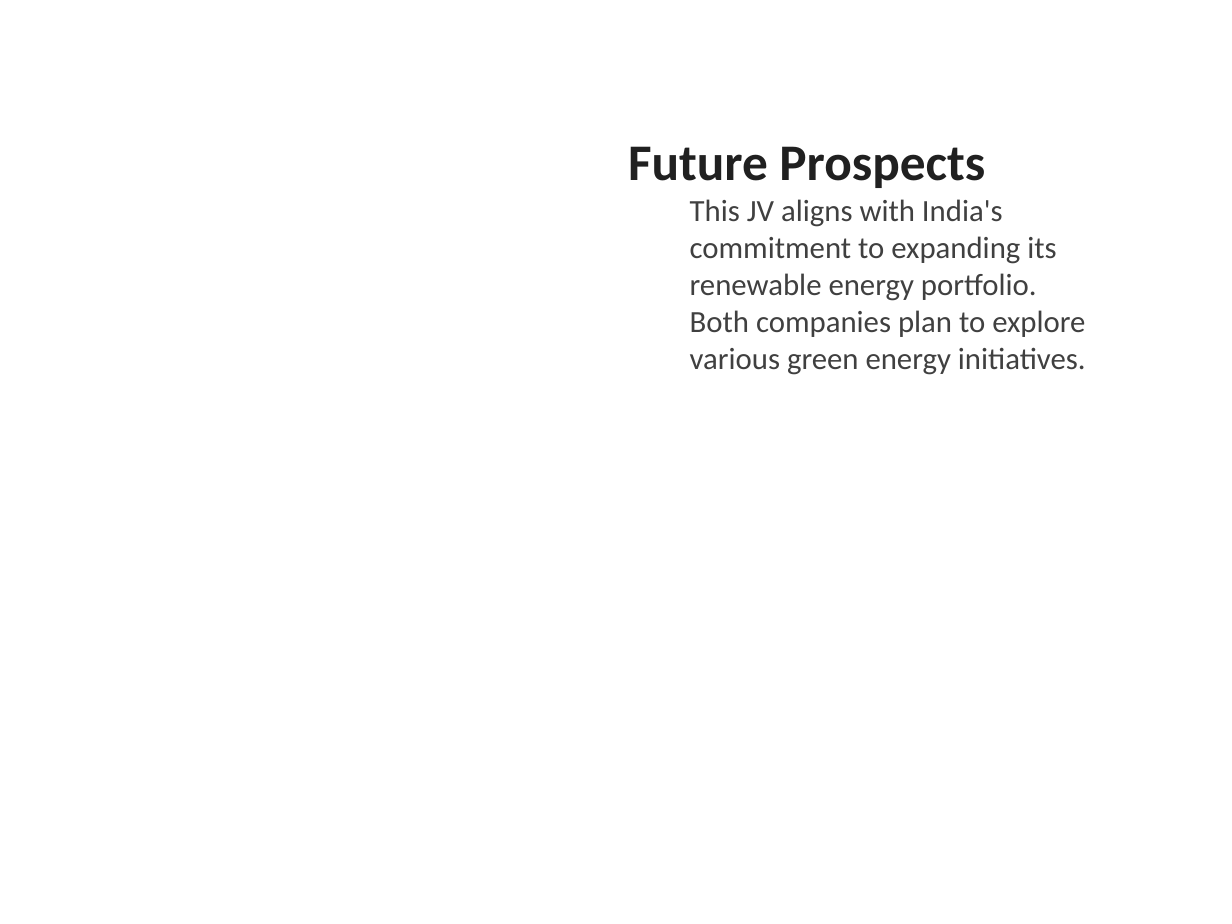
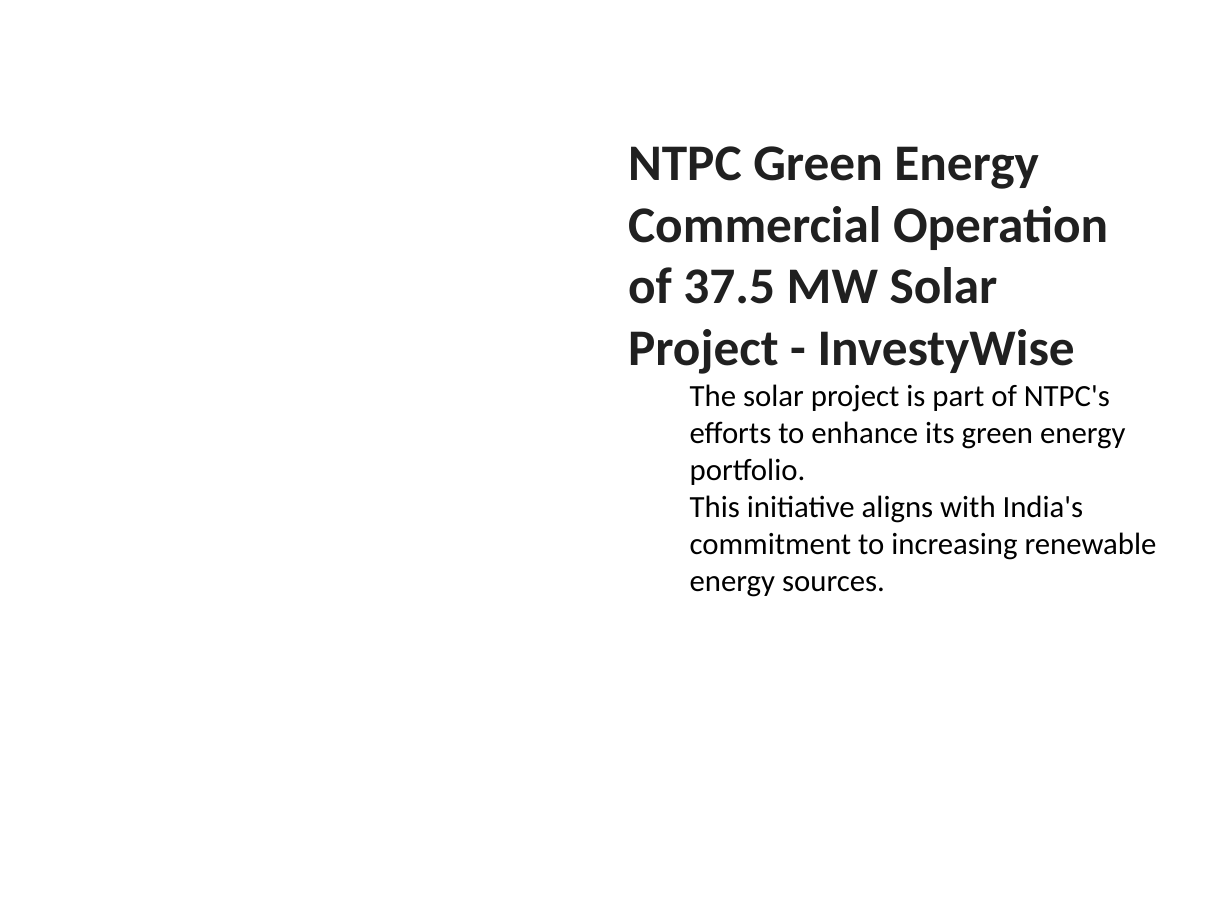
Before and after one commit to gauravsiemens1988/Linkedin-AI-Agent_Personal, a slide deck: slide 2 of drafts/linkedin_carousel.pptx (slide 5 before the commit). Drawn at 1232x924 pixels with LibreOffice and Linux fonts; fonts in the diff are those of the drawing. Boxes give left, top, right and bottom in pixels: in the first picture for what was removed or moved away, otherwise in the second. Text is boxed around its words. In the diff, an @@ line names an element or a change of style, - is before the commit and + after.

```diff
--- a/drafts/linkedin_carousel.pptx
+++ b/drafts/linkedin_carousel.pptx
@@ text at (x1=628, y1=146, x2=1157, y2=597): text changed; text colour #404040 to #000000 @@
-Future Prospects
-  This JV aligns with India's commitment to expanding its renewable energy portfolio.
-  Both companies plan to explore various green energy initiatives.
+NTPC Green Energy Commercial Operation of 37.5 MW Solar Project - InvestyWise
+  The solar project is part of NTPC's efforts to enhance its green energy portfolio.
+  This initiative aligns with India's commitment to increasing renewable energy sources.
```
Also in this commit, not shown: 3 other slides changed, 2 slides added, 2 slides removed, 1 other file.
